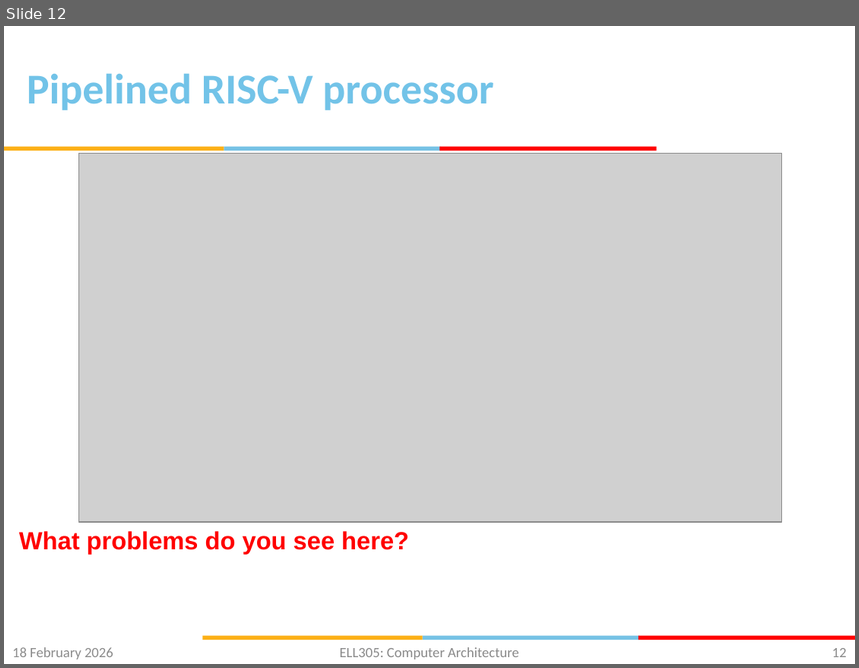
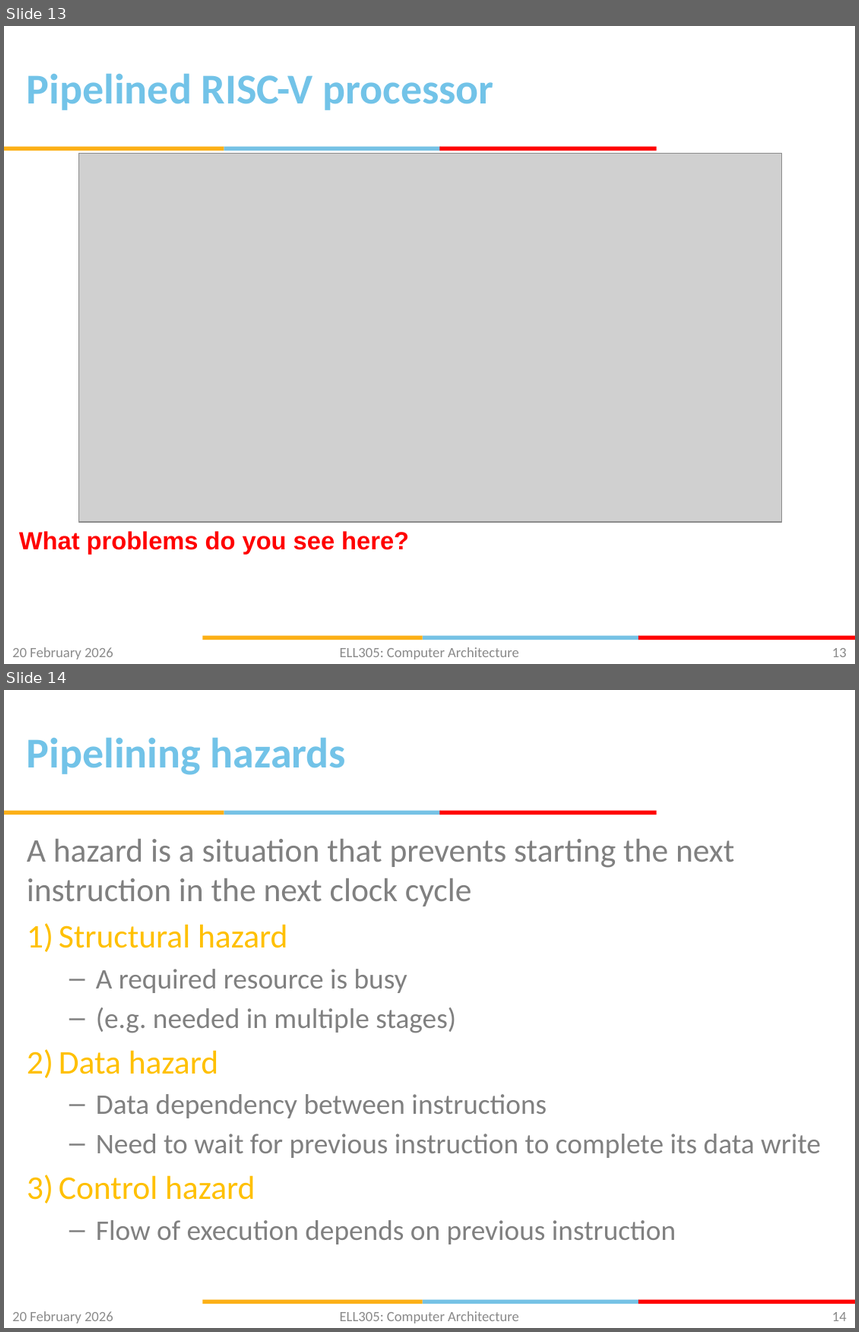
Before and after one commit to gsaurabhr-teaching/csf342-material, a slide deck: Lec-15-19-pipelined-cpu.pptx. Shown one above the other, each under a label of ours: slide 12 before the commit, slides 13 and 14 after it. The pictures are 859x668 and 859x1332 pixels, drawn with LibreOffice and Linux fonts; fonts in the diff are those of the drawing; grey boxes stand for pictures; background and template pictures are left out. Boxes give left, top, right and bottom in pixels: in the first picture for what was removed or moved away, otherwise in the second. Text is boxed around its words. In the diff, an @@ line names an element or a change of style, - is before the commit and + after.

Commit message:
pipelining intro

```diff
--- a/Lec-15-19-pipelined-cpu.pptx
+++ b/Lec-15-19-pipelined-cpu.pptx
@@ slide 14 added at (4,690,855,1328), background #FFFFFF; not listed: 6 template elements that a slide beside it also shows @@
@@ title added at (27,737,346,775), 36 pt, text #72C3E8, bold @@
+Pipelining hazards
@@ text added at (27,839,821,1245), 24 pt, text #808080 @@
+A hazard is a situation that prevents starting the next instruction in the next clock cycle
+1) Structural hazard
+  – A required resource is busy
+  – (e.g. needed in multiple stages)
+2) Data hazard
+  – Data dependency between instructions
+  – Need to wait for previous instruction to complete its data write
+3) Control hazard
+  – Flow of execution depends on previous instruction
@@ text added at (12,1312,113,1324), 12 pt, text #8C8C8C @@
+20 February 2026
@@ text added at (340,1312,519,1324), 12 pt, text #898989 @@
+ELL305: Computer Architecture
@@ page number added at (832,1312,847,1322), 12 pt, text #898989 @@
+14
@@ what was slide 12 is now slide 13 @@
@@ slide 13 changed as well @@
@@ text at (12,648,113,660): text changed @@
-18 February 2026
+20 February 2026
@@ page number at (832,648,847,658): text changed @@
-12
+13
```
Also in this commit, not shown: 10 other slides changed, 2 other slides added, 1 slide removed.
